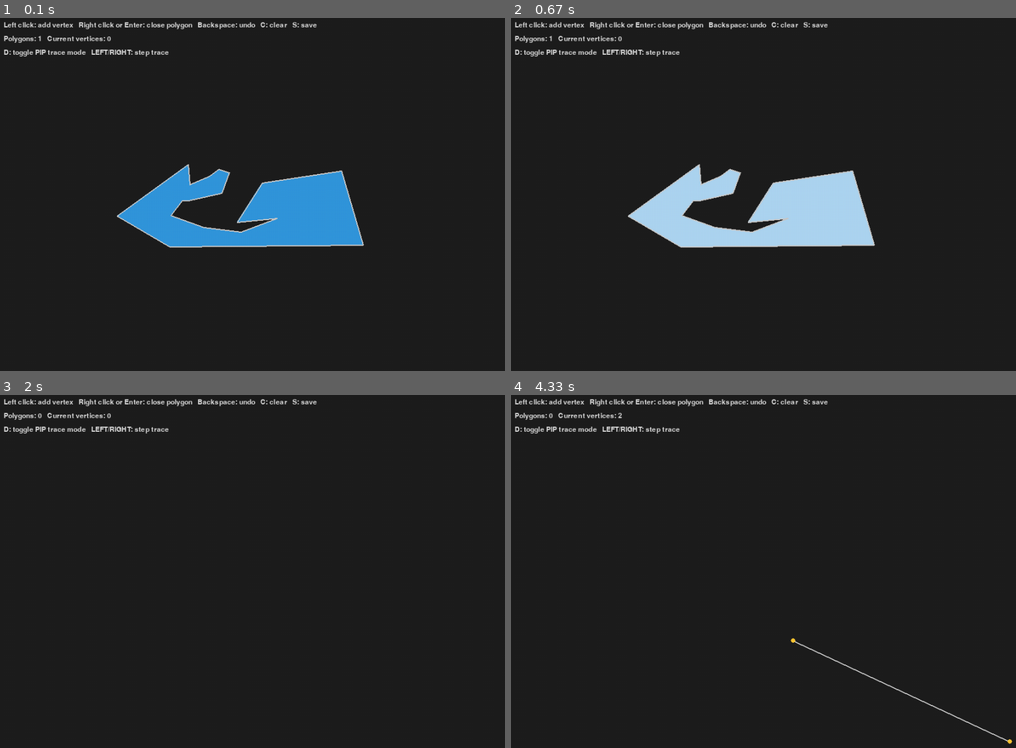
Above: before the commit, frames 1-4 (two rows, left to right).
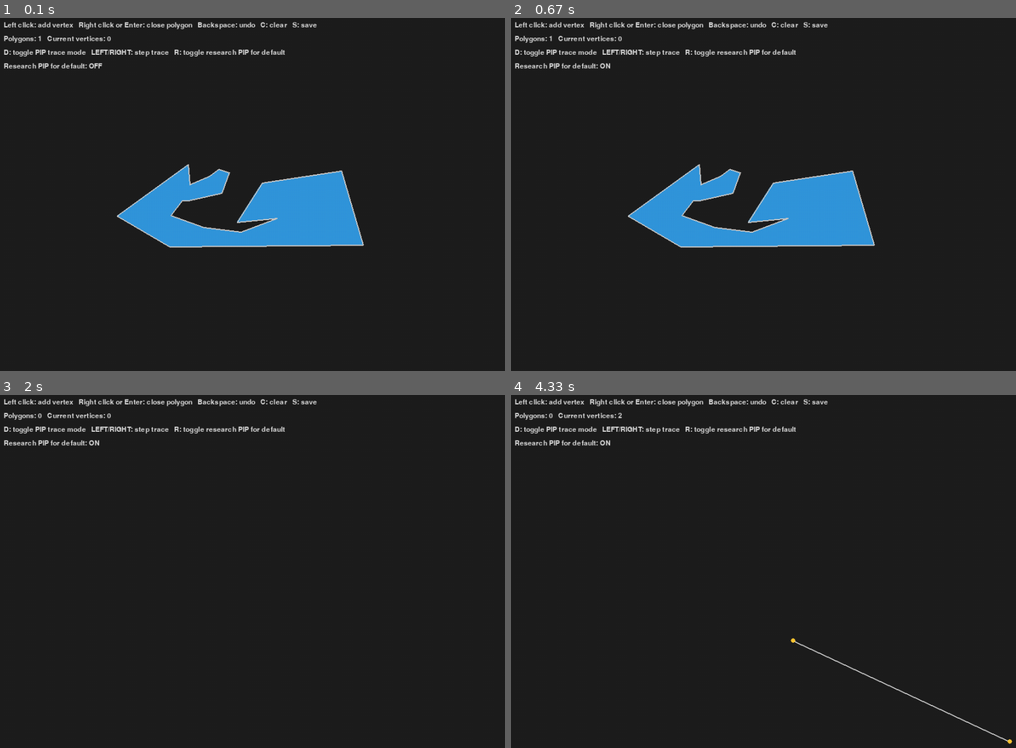
Above: after the commit, the same moments.

Repository: arkenidar/pygame-polygons
Game: pygame game, started from polygon_draw.py
The game is run twice, just before and just after one commit, with the same random seed, the same clock (stepped at 60 frames per second) and the same inputs.
Inputs (mouse positions are in pixels of both pictures, inside the frame that each line leads up to):
- Up to frame 1 (0.1 s): no input
- Up to frame 2 (0.67 s): hold R from 0.33 s (still down); hold Right from 0.33 s (still down); move the mouse to (773, 233) at 0.37 s
- Up to frame 3 (2 s): release R at 0.8 s; release Right at 0.8 s; hold Right 0.83-1.3 s; hold D 0.83-1.3 s; move the mouse to (282, 617) at 0.87 s; hold Right 1.33-1.8 s; hold D 1.33-1.8 s; move the mouse to (338, 680) at 1.37 s; hold Left from 1.83 s (still down); move the mouse to (106, 684) at 1.87 s; tap C at 1.98 s
- Up to frame 4 (4.33 s): release Left at 2.37 s; click (642, 444) at 2.45 s; click (657, 511) at 2.78 s; hold Left 3.07-3.47 s; click (586, 578) at 3.15 s; tap C at 3.22 s; hold Right 3.5-4.13 s; hold D 3.5-4.13 s; click (793, 638) at 3.58 s; hold Left from 4.17 s (still down); click (1010, 740) at 4.25 s

The runs differ from the first frame. In frame 1, 0.4% of the frame differs, in the area x 0-57%, y 8-15%; in frame 2, 6.9%, in the area x 0-72%, y 8-65%; in frame 3, 0.4%; in frame 4, 0.4%.

Commit message:
[ prompt ] can we try to optionally rely on my current reasearch pip routine/algorithm ? e.g. optionally use such PIP routine for testing mouse inside the default/first polygon (which is when i found anomaly)

Diff:
--- a/polygon_draw.py
+++ b/polygon_draw.py
@@ -101,6 +101,8 @@
     debug_trace_mode = False
     trace_steps = []
     trace_index = 0
+    # runtime toggle: when True, use the research PIP for the first/default polygon only
+    use_research_pip_for_default = False
     trace_thread = None
     trace_computing = False
     while running:
@@ -159,6 +161,9 @@
                         print("Saved polygons to polygons.txt")
                     except Exception as e:
                         print("Failed to save:", e)
+                elif event.key == pygame.K_r:
+                    # toggle using the research PIP routine for testing the default polygon
+                    use_research_pip_for_default = not use_research_pip_for_default
 
         # draw
         screen.fill(BG_COLOR)
@@ -172,8 +177,12 @@
                 # increased to speed up the operation at the cost of quality.
                 # If the mouse is inside this polygon, draw with a lighter fill.
                 # Use the ray-casting test which handles self-intersections
+                # For the first polygon, optionally use the research PIP routine
                 try:
-                    inside = is_point_in_polygon_ray(mouse_pos, poly)
+                    if use_research_pip_for_default and polygons.index(poly) == 0:
+                        inside = is_point_in_concave_polygon(mouse_pos, poly)
+                    else:
+                        inside = is_point_in_polygon_ray(mouse_pos, poly)
                 except Exception:
                     inside = False
 
@@ -195,10 +204,11 @@
         # helper text
         draw_text(screen, "Left click: add vertex   Right click or Enter: close polygon   Backspace: undo   C: clear   S: save", (12, 12))
         draw_text(screen, f"Polygons: {len(polygons)}   Current vertices: {len(current)}", (12, 36))
-        draw_text(screen, "D: toggle PIP trace mode   LEFT/RIGHT: step trace", (12, 60))
+        draw_text(screen, "D: toggle PIP trace mode   LEFT/RIGHT: step trace   R: toggle research PIP for default", (12, 60))
+        draw_text(screen, f"Research PIP for default: {'ON' if use_research_pip_for_default else 'OFF'}", (12, 84))
         if debug_trace_mode:
             if trace_computing:
-                draw_text(screen, "Computing PIP trace...", (12, 84), color=(255, 180, 0))
+                draw_text(screen, "Computing PIP trace...", (12, 108), color=(255, 180, 0))
             elif trace_steps:
                 # draw the current traced polygon and triangle highlight
                 step = trace_steps[trace_index]
